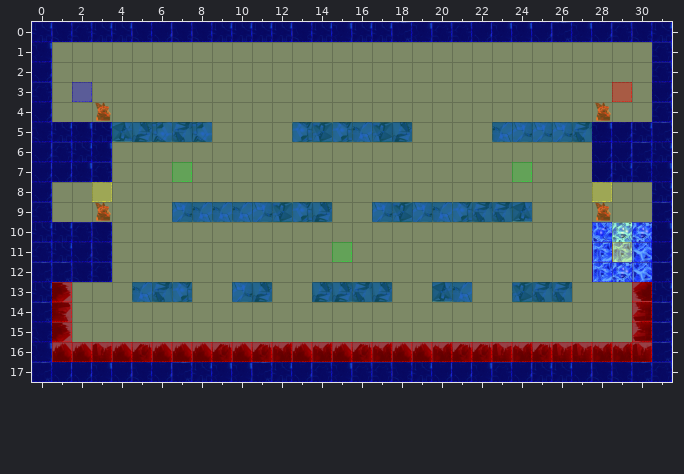
Tiled map, stored at Spellington/src/res/map/mapPlains8.tmx. The picture above is the old version.
Cells are 50x50 px. Shown: x 0..31, y 0..17.
And afterwards:
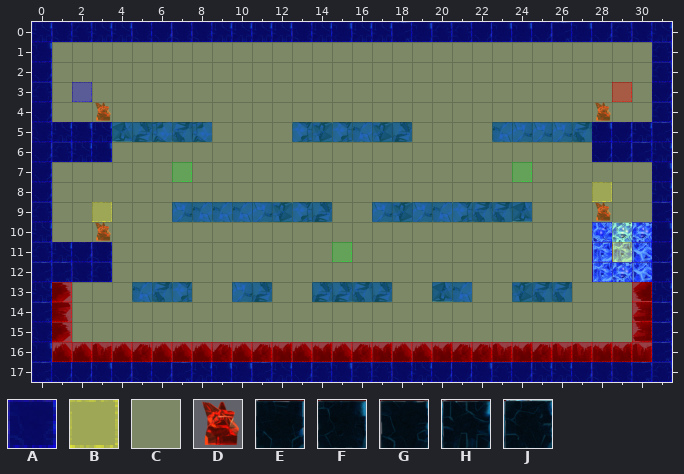
Key: from "collisionTile": A 3, B 4, C 11; from "frozenPlainsTile": D 39, E 40, F 41, G 42, H 43, J 44.
_ is an empty cell.
See-through tiles are keyed as they look on the map.
Changes in this commit:
Layer "terrain":
y 7: x 1..3 EFJ -> ___; x 28..30 EHJ -> ___
y 9: x 3 D -> _
y 10: x 1..3 HJG -> __D
Layer "collision":
y 7: x 1..3 AAA -> CCC; x 28..30 AAA -> CCC
y 10: x 1..3 AAA -> CCC
Layer "event":
y 8: x 3 B -> _
y 9: x 3 _ -> B
Where, in picture pixels (left, top, right, bottom), the same in both pictures:
changed: (52, 162, 112, 242)
changed: (592, 162, 652, 182)
